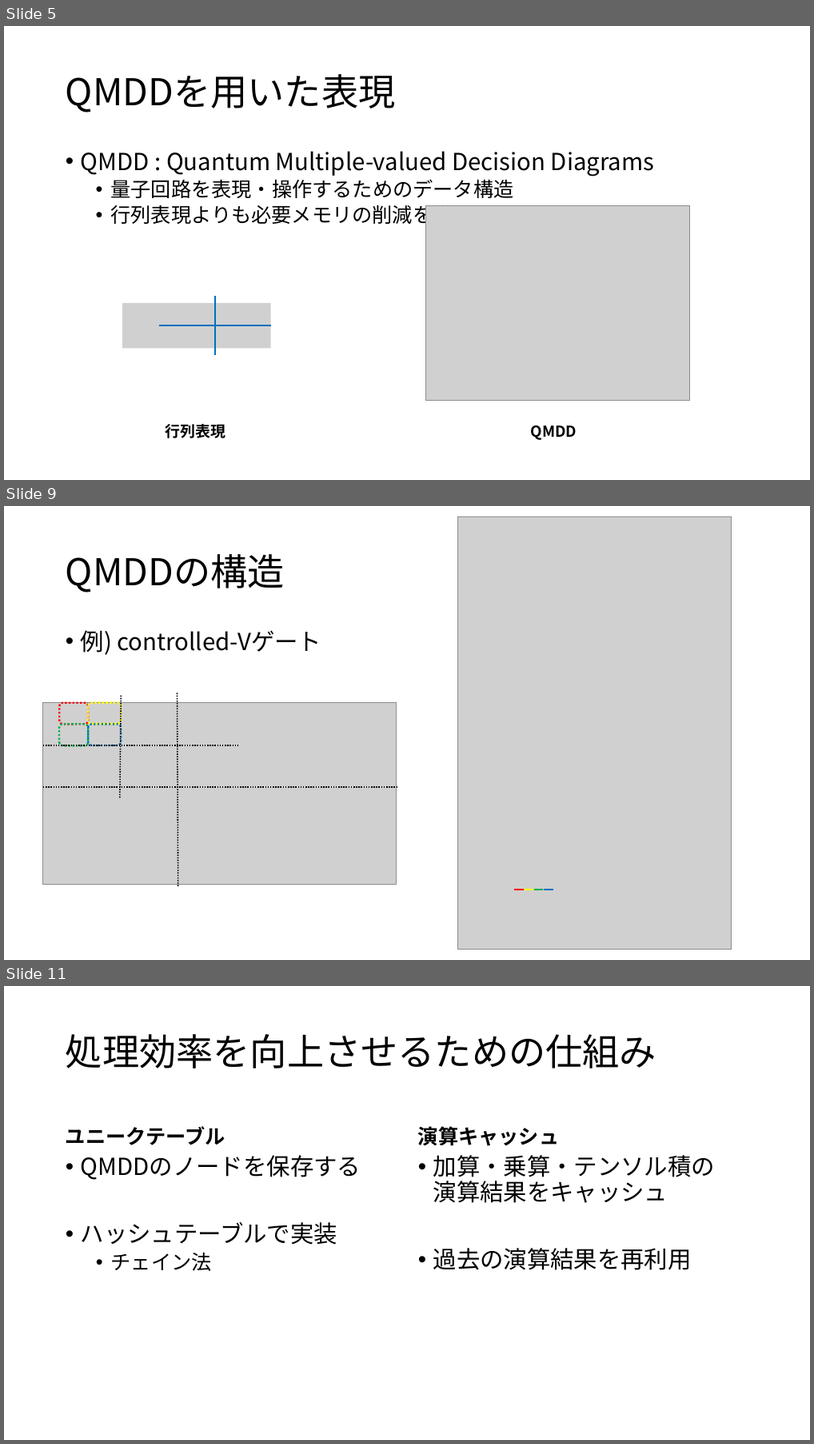
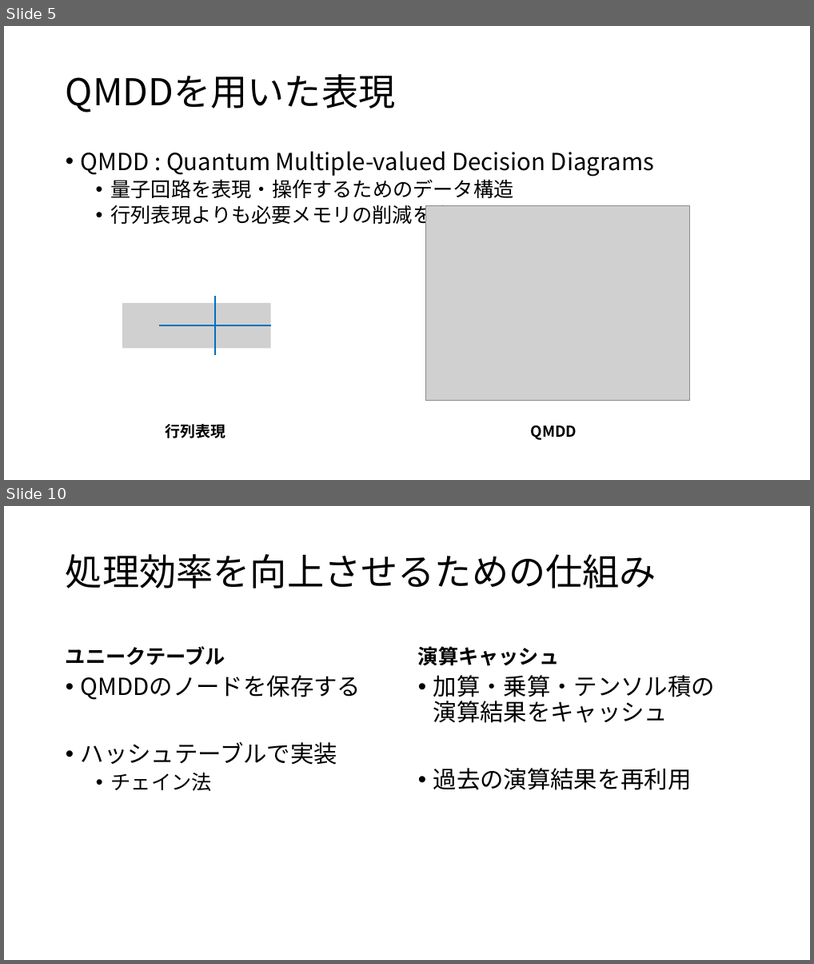
Before and after one commit to uj151133/my_quantum_simulator_with_gpu, a slide deck: docs/present.pptx. Shown one above the other, each under a label of ours: slides 5, 9 and 11 before the commit, slides 5 and 10 after it; the slides between them are not shown. The pictures are 814x1444 and 814x964 pixels, drawn with LibreOffice and Linux fonts; fonts in the diff are those of the drawing; grey boxes stand for pictures. Boxes give left, top, right and bottom in pixels: in the first picture for what was removed or moved away, otherwise in the second. Text is boxed around its words. In the diff, an @@ line names an element or a change of style, - is before the commit and + after.

```diff
--- a/docs/present.pptx
+++ b/docs/present.pptx
@@ slide 9 removed at <box>4,506,810,960</box>, background #FFFFFF @@
@@ picture removed at <box>458,516,732,949</box> @@
@@ title removed at <box>66,554,285,592</box> @@
-QMDDの構造
@@ text removed at <box>81,630,322,655</box> @@
-• 例) controlled-Vゲート
@@ line removed from (121, 696) to (120, 799) @@
@@ line removed from (177, 693) to (178, 887) @@
@@ picture removed at <box>43,703,397,884</box> @@
@@ rounded rectangle removed at <box>60,703,89,724</box> @@
@@ rounded rectangle removed at <box>88,703,121,724</box> @@
@@ line removed from (43, 745) to (240, 745) @@
@@ rounded rectangle removed at <box>59,724,88,745</box> @@
@@ rounded rectangle removed at <box>88,724,121,745</box> @@
@@ line removed from (43, 787) to (397, 787) @@
@@ line removed from (514, 889) to (524, 889) @@
@@ line removed from (524, 889) to (534, 889) @@
@@ line removed from (534, 889) to (544, 889) @@
@@ line removed from (544, 889) to (554, 889) @@
@@ what was slide 11 is now slide 10 @@
```
Also in this commit, not shown: 13 slides changed, 2 slides added, 2 other files.
